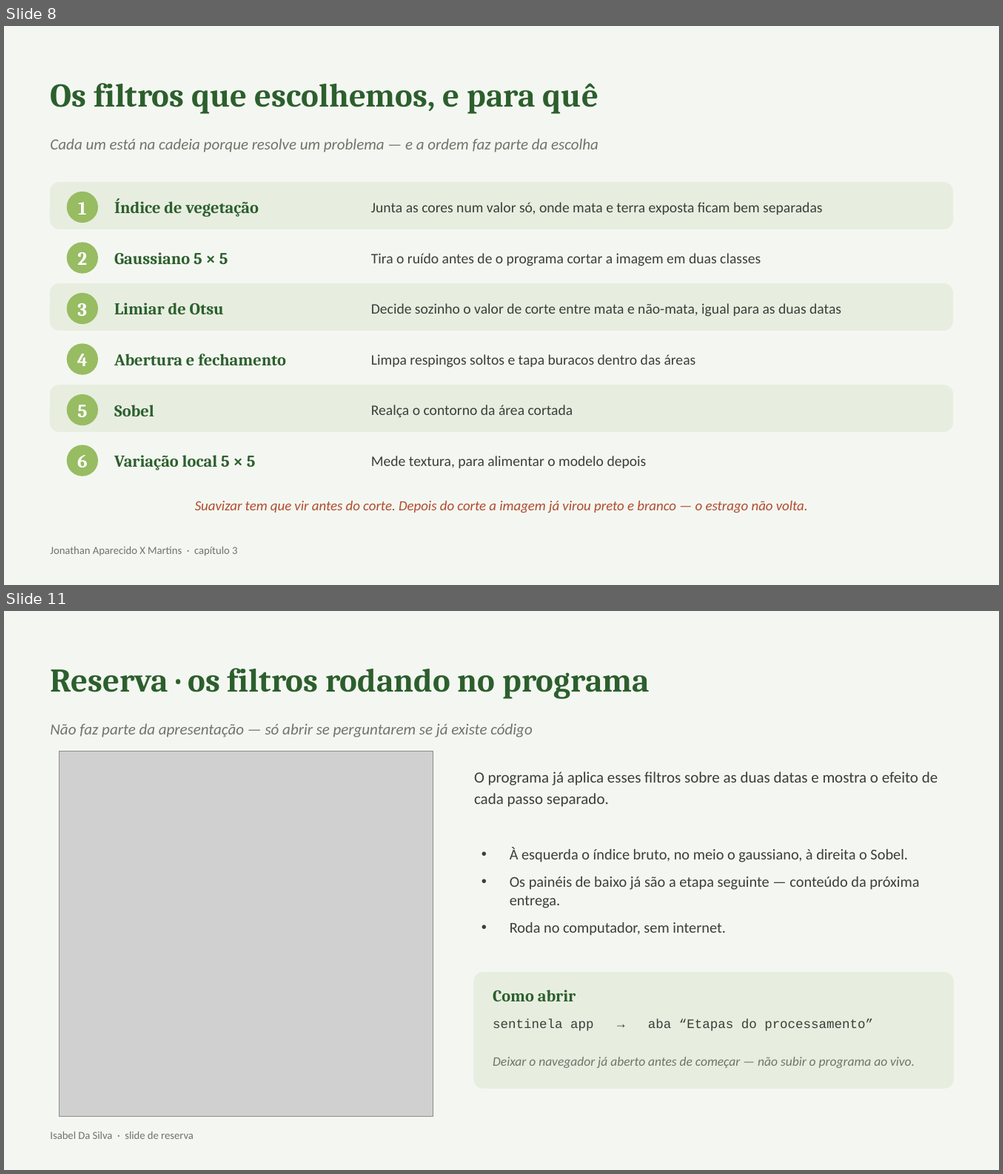
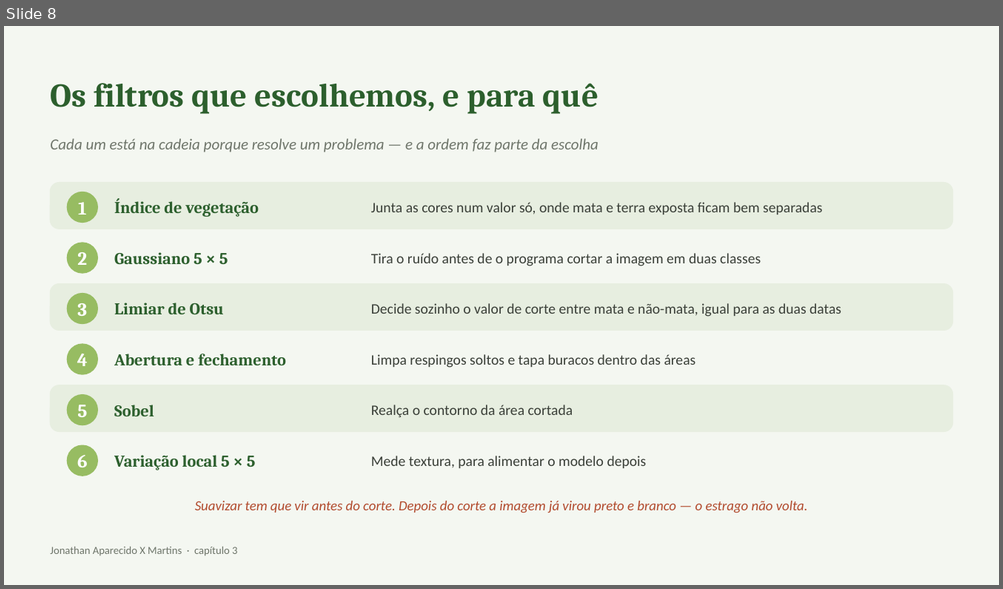
Before and after one commit to DevAndreMassarente/aps-desmatamento-satelite, a slide deck: entrega/apresentacao-qualificacao.pptx. Shown one above the other, each under a label of ours: slides 8 and 11 before the commit, slide 8 after it; the slides between them are not shown. The pictures are 1003x1174 and 1003x589 pixels, drawn with LibreOffice and Linux fonts; fonts in the diff are those of the drawing; grey boxes stand for pictures. Boxes give left, top, right and bottom in pixels: in the first picture for what was removed or moved away, otherwise in the second. Text is boxed around its words. In the diff, an @@ line names an element or a change of style, - is before the commit and + after.

```diff
--- a/entrega/apresentacao-qualificacao.pptx
+++ b/entrega/apresentacao-qualificacao.pptx
@@ slide 11 removed at [4, 611, 999, 1170], background #F4F7F1 @@
@@ text removed at [50, 668, 649, 699] @@
-Reserva · os filtros rodando no programa
@@ text removed at [50, 723, 532, 738] @@
-Não faz parte da apresentação — só abrir se perguntarem se já existe código
@@ picture removed at [60, 752, 432, 1117] @@
@@ text removed at [474, 772, 937, 807] @@
-O programa já aplica esses filtros sobre as duas datas e mostra o efeito de cada passo separado.
@@ text removed at [509, 848, 919, 936] @@
-• À esquerda o índice bruto, no meio o gaussiano, à direita o Sobel.
-• Os painéis de baixo já são a etapa seguinte — conteúdo da próxima entrega.
-• Roda no computador, sem internet.
@@ rounded rectangle removed at [474, 973, 953, 1088] @@
@@ text removed at [492, 990, 576, 1002] @@
-Como abrir
@@ text removed at [492, 1019, 873, 1031] @@
-sentinela app → aba “Etapas do processamento”
@@ text removed at [492, 1057, 914, 1068] @@
-Deixar o navegador já aberto antes de começar — não subir o programa ao vivo.
@@ text removed at [50, 1132, 193, 1139] @@
-Isabel Da Silva · slide de reserva
```
Also in this commit, not shown: 2 slides added, 2 other slides removed, 10 other files.
